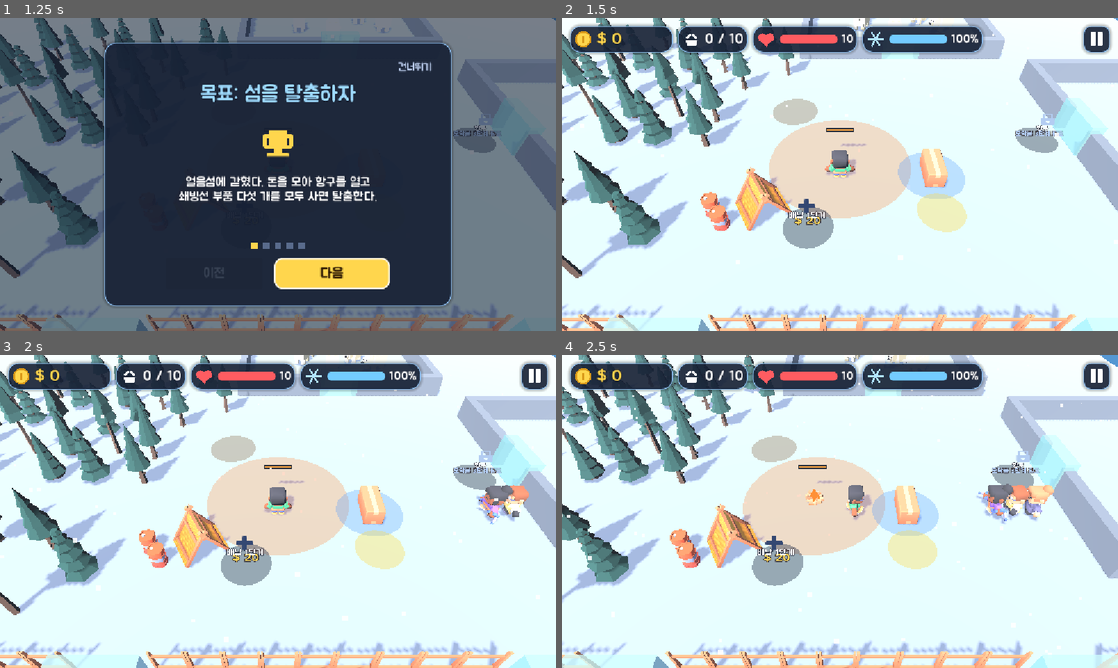
Above: before the commit, frames 1-4 (two rows, left to right).
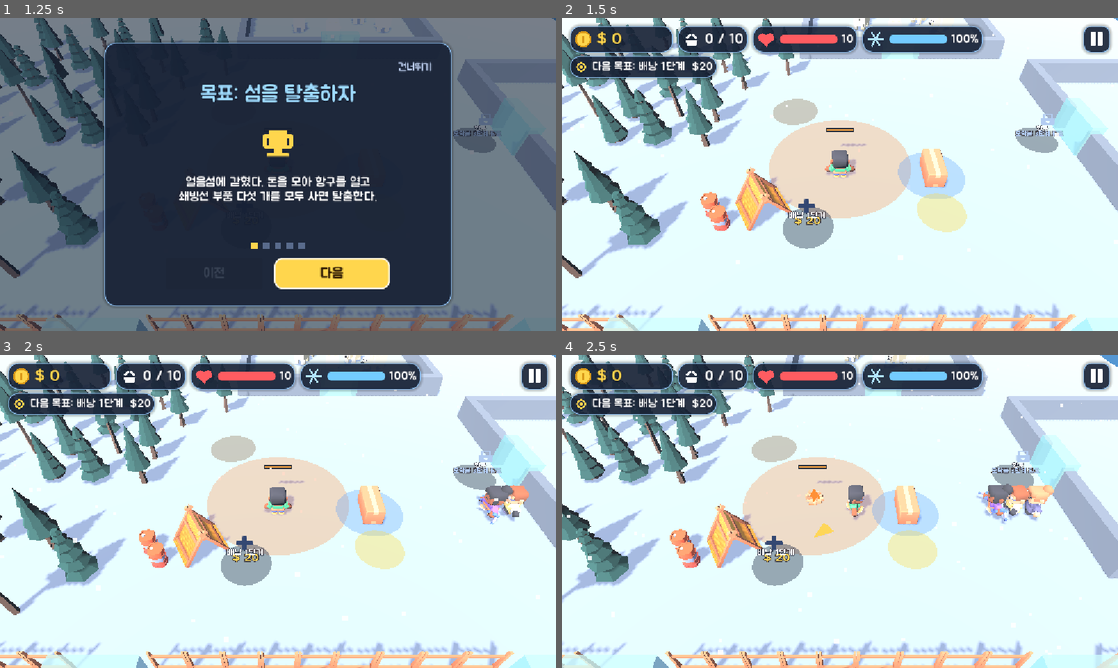
Above: after the commit, the same moments.

Repository: kimpro4214/FrostCamp
Game: Godot game, scene res://frost_camp/scenes/main.tscn
Same seed, same stepped clock (60 frames per second), same inputs: the game is played once before the commit and once after it.
Inputs (mouse positions are in pixels of both pictures, inside the frame that each line leads up to):
- Up to frame 1 (1.25 s): click "시작하기" at 0.5 s
- Up to frame 2 (1.5 s): click "건너뛰기" at 1.25 s
- Up to frame 3 (2 s): no input
- Up to frame 4 (2.5 s): tap Enter (ui_accept) at 2, 2.27 s; move the mouse to (962, 495) at 2.02 s; hold D from 2.03 s (still down); tap 1 at 2.1 s; click (962, 495) at 2.17 s

Frame 1 is identical in both runs. In frame 2, 1.9% of the frame differs, in the area x 1-29%, y 11-20%; in frame 3, 1.9%; in frame 4, 2.0%, in the area x 1-49%, y 11-59%.

Commit message:
feat: 프로스트 캠프 화면에 다음 목표 한 줄과 목표 쪽 금색 화살표를 띄움

Diff:
--- a/frost_camp/scenes/main.gd
+++ b/frost_camp/scenes/main.gd
@@ -26,6 +26,10 @@
 ## 습격 방향 화살표가 플레이어에서 떨어진 거리, 이보다 가까운 곰은 가리키지 않는다
 const ARROW_RADIUS := 2.4
 const ARROW_HIDE_DIST := 8.0
+## 다음 목표 존에 이만큼 가까워지면 금색 화살표를 숨긴다
+const GOAL_HIDE_DIST := 4.0
+const RAID_ARROW_COLOR := Color(1.0, 0.3, 0.25)
+const GOAL_ARROW_COLOR := Color(1.0, 0.84, 0.3)
 const Juice := preload("res://frost_camp/scenes/juice.gd")
 const Sfx := preload("res://frost_camp/scenes/sfx.gd")
 const MAX_FLYING_COINS := 10
@@ -41,6 +45,7 @@
 var _last_stack := 0
 var _step_timer := 0.0
 var _raid_arrow: Node3D
+var _goal_arrow: Node3D
 
 ## true면 시작 화면 없이 바로 시작한다(화면 확인용 스크립트가 쓴다).
 var skip_title := false
@@ -129,7 +134,8 @@
 		$Bears.add_child(bear)
 		bear.setup(sim, sim.bears[i], false)
 		Juice.pop(bear, Vector3(0.3, 1.6, 0.3), 0.4))
-	_raid_arrow = _make_arrow()
+	_raid_arrow = _make_arrow(RAID_ARROW_COLOR)
+	_goal_arrow = _make_arrow(GOAL_ARROW_COLOR)
 	var walls := WallView.new()
 	walls.name = "Walls"
 	add_child(walls)
@@ -263,15 +269,16 @@
 		Juice.pop(view, Vector3(0.3, 1.6, 0.3), 0.35)
 
 
-## 땅에 눕힌 빨간 삼각형. 경고 중에는 곰이 나올 곳을, 습격 중에는 가장 가까운 곰을 가리킨다.
-func _make_arrow() -> Node3D:
+## 땅에 눕힌 삼각형. 빨간 것은 경고 중에는 곰이 나올 곳을, 습격 중에는 가장 가까운 곰을 가리킨다.
+## 금색 것은 다음 목표 존을 가리키고, 빨간 화살표가 보일 때는 숨는다.
+func _make_arrow(color: Color) -> Node3D:
 	var pivot := Node3D.new()
 	var arrow := MeshInstance3D.new()
 	var mesh := PrismMesh.new()
 	mesh.size = Vector3(0.8, 1.0, 0.08)
 	var material := StandardMaterial3D.new()
 	material.shading_mode = BaseMaterial3D.SHADING_MODE_UNSHADED
-	material.albedo_color = Color(1.0, 0.3, 0.25)
+	material.albedo_color = color
 	mesh.material = material
 	arrow.mesh = mesh
 	arrow.rotation.x = -PI / 2.0  # 꼭짓점(+Y)이 앞(-Z)을 보게 눕힌다
@@ -293,9 +300,17 @@
 				target = raider.pos
 	_raid_arrow.visible = target != Vector2.INF and here.distance_to(target) > ARROW_HIDE_DIST and not sim.boss_raid.active
 	if _raid_arrow.visible:
-		var dir := target - here
-		_raid_arrow.position = _player.position
-		_raid_arrow.rotation.y = atan2(-dir.x, -dir.y)
+		_point_arrow(_raid_arrow, target - here)
+	var goal := sim.next_goal()
+	_goal_arrow.visible = started and goal != null and not _raid_arrow.visible and not sim.boss_raid.active \
+		and not sim.won and here.distance_to(goal.pos) > GOAL_HIDE_DIST
+	if _goal_arrow.visible:
+		_point_arrow(_goal_arrow, goal.pos - here)
+
+
+func _point_arrow(arrow: Node3D, dir: Vector2) -> void:
+	arrow.position = _player.position
+	arrow.rotation.y = atan2(-dir.x, -dir.y)
 
 
 ## 일꾼이 쓰러지면 알리고, 다시 고용해야 한다고 덧붙인다.
--- a/frost_camp/ui/hud.gd
+++ b/frost_camp/ui/hud.gd
@@ -6,6 +6,7 @@
 const HudIcon := preload("res://frost_camp/ui/hud_icon.gd")
 const BasketIcon := preload("res://frost_camp/assets/icons/shoppingBasket.png")
 const WarningIcon := preload("res://frost_camp/assets/icons/warning.png")
+const TargetIcon := preload("res://frost_camp/assets/icons/target.png")
 const WARNING_COLOR := Color(1.0, 0.45, 0.35)
 const CALM_COLOR := Color(0.85, 0.9, 1.0)
 const CLEAR_COLOR := Color(0.5, 1.0, 0.55)
@@ -31,6 +32,10 @@
 var _toast: Label
 var _clear_left := 0.0
 var _raid_ui: Control
+var _goal_chip: PanelContainer
+var _goal_label: Label
+## 구매 존 id → 화면 이름(text.json)
+var _zone_names := {}
 var _boss_bar: ProgressBar
 var _merc_label: Label
 var _weapon_buttons := {}
@@ -41,6 +46,7 @@
 
 func setup(frost_sim: FrostSim) -> void:
 	sim = frost_sim
+	_zone_names = GameData.load_json(GameData.TEXT_PATH).zones
 	_build_chips()
 	_build_raid_banner()
 	_build_toast()
@@ -74,6 +80,7 @@
 		_fire_label.text = "모닥불이 꺼졌다! 원목을 넣자" if fire.fuel <= 0.0 else "모닥불이 꺼져 간다"
 	_update_raid(delta)
 	_update_boss_raid()
+	_update_goal()
 
 
 ## 왼쪽 위 칩 네 개: 돈, 등짐, 체력, 온기. 그 아래 모닥불 알림 한 줄.
@@ -101,6 +108,16 @@
 	_warmth_bar = _bar(WARMTH_COLOR)
 	_warmth_text = UiStyle.label("100%", 24)
 	row.add_child(_chip(HudIcon.new("snow"), [_warmth_bar, _warmth_text]))
+	var target := TextureRect.new()
+	target.texture = TargetIcon
+	target.custom_minimum_size = Vector2(30, 30)
+	target.expand_mode = TextureRect.EXPAND_IGNORE_SIZE
+	target.stretch_mode = TextureRect.STRETCH_KEEP_ASPECT_CENTERED
+	target.modulate = UiStyle.GOLD
+	_goal_label = UiStyle.label("", 24)
+	_goal_chip = _chip(target, [_goal_label])
+	_goal_chip.size_flags_horizontal = Control.SIZE_SHRINK_BEGIN
+	column.add_child(_goal_chip)
 	_fire_label = UiStyle.label("", 26, Color(1.0, 0.6, 0.3))
 	_fire_label.visible = false
 	column.add_child(_fire_label)
@@ -198,6 +215,18 @@
 				_raid_label.modulate = CALM_COLOR
 		_:
 			_raid_panel.visible = false
+
+
+## 다음 목표(sim.next_goal) 한 줄: "다음 목표: 모닥불 2단계 $320". 레이드 중이나 엔딩 뒤에는 숨긴다.
+func _update_goal() -> void:
+	var goal := sim.next_goal()
+	_goal_chip.visible = goal != null and not sim.boss_raid.active and not sim.won
+	if not _goal_chip.visible:
+		return
+	var name: String = _zone_names.get(goal.id, goal.id)
+	if goal.costs.size() > 1:
+		name = "%s %d단계" % [name, goal.level + 1]
+	_goal_label.text = "다음 목표: %s  $%d" % [name, goal.remaining()]
 
 
 ## 레이드 화면: 위쪽 곰왕 체력 막대와 남은 용병, 아래쪽 무기 버튼
